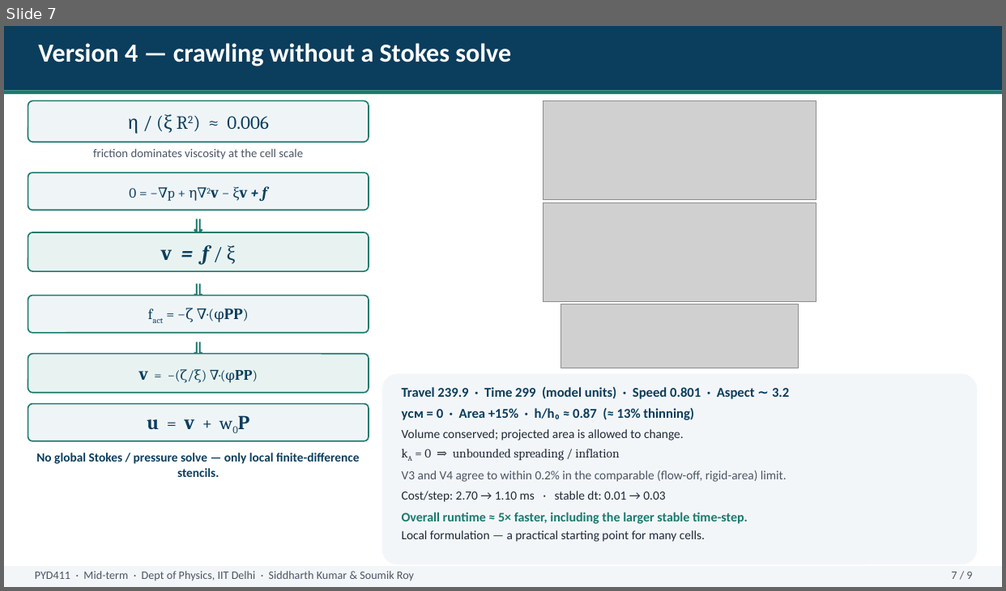
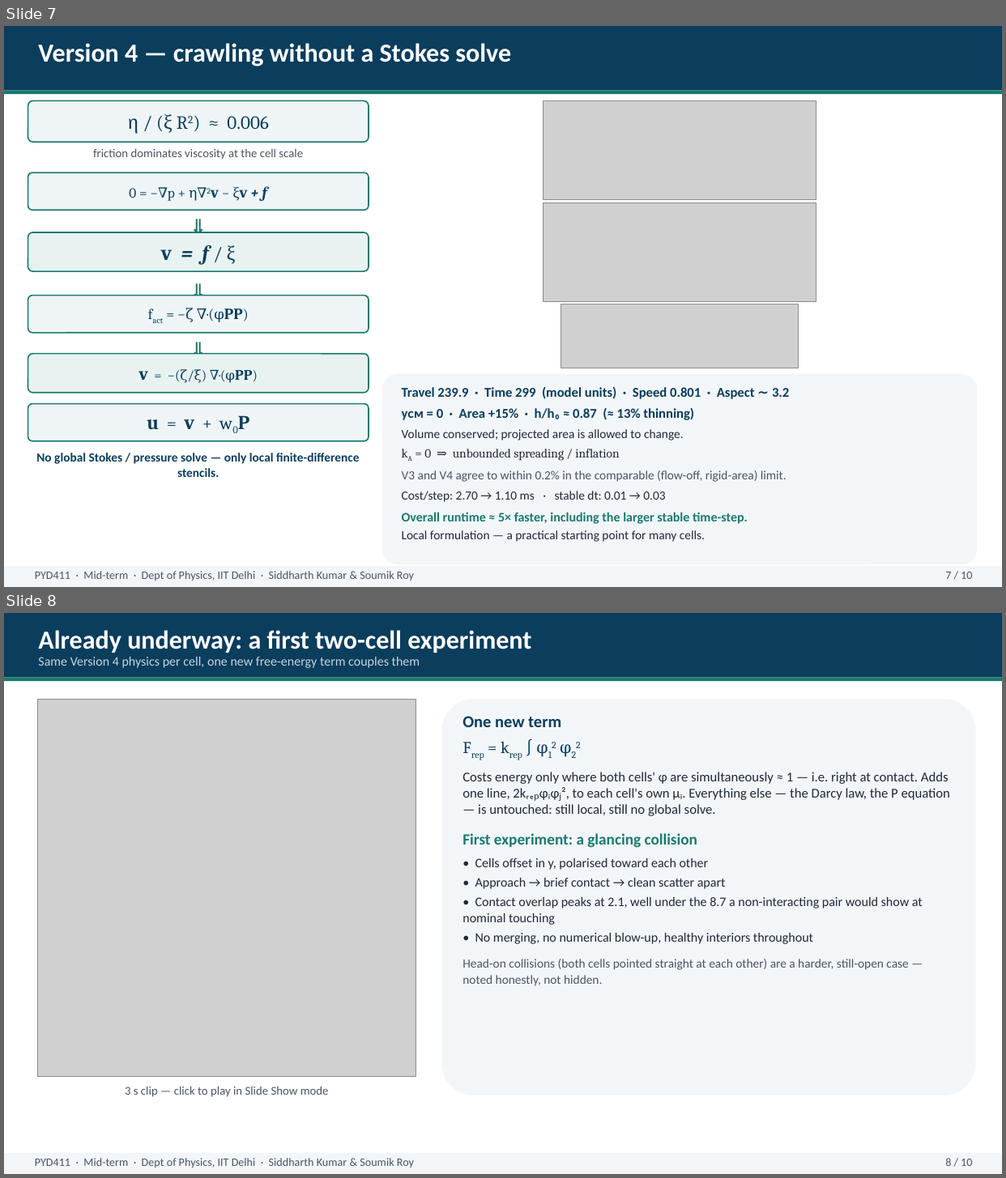
Before and after one commit to ariaydrouch/f, a slide deck: presentation/PYD411_midsem_presentation.pptx. Shown one above the other, each under a label of ours: slide 7 before the commit, slides 7 and 8 after it. The pictures are 1006x591 and 1006x1178 pixels, drawn with LibreOffice and Linux fonts; fonts in the diff are those of the drawing; grey boxes stand for pictures. Boxes give left, top, right and bottom in pixels: in the first picture for what was removed or moved away, otherwise in the second. Text is boxed around its words. In the diff, an @@ line names an element or a change of style, - is before the commit and + after.

```diff
--- a/presentation/PYD411_midsem_presentation.pptx
+++ b/presentation/PYD411_midsem_presentation.pptx
@@ slide 8 added at (x1=4, y1=613, x2=1002, y2=1174), background #FFFFFF @@
@@ rectangle added at (x1=4, y1=613, x2=1002, y2=677), fill #0B3D5C @@
@@ text added at (x1=38, y1=630, x2=531, y2=653), 25 pt, text #FFFFFF, bold @@
+Already underway: a first two-cell experiment
@@ text added at (x1=38, y1=657, x2=420, y2=668), 12.5 pt, text #C5D4DE @@
+Same Version 4 physics per cell, one new free-energy term couples them
@@ rectangle added at (x1=4, y1=677, x2=1002, y2=681), fill #1A7A6D @@
@@ picture added at (x1=38, y1=699, x2=415, y2=1077) @@
@@ rounded rectangle added at (x1=442, y1=699, x2=976, y2=1096), fill #F3F6F9 @@
@@ text added at (x1=462, y1=716, x2=950, y2=986), 12.5 pt, text #1F2937 @@
+One new term
+Frep = krep ∫ φ12 φ22
+Costs energy only where both cells' φ are simultaneously ≈ 1 — i.e. right at contact. Adds one line, 2kᵣₑₚφᵢφⱼ², to each cell's own μᵢ. Everything else — the Darcy law, the P equation — is untouched: still local, still no global solve.
+First experiment: a glancing collision
+• Cells offset in y, polarised toward each other
+• Approach → brief contact → clean scatter apart
+• Contact overlap peaks at 2.1, well under the 8.7 a non-interacting pair would show at nominal touching
+• No merging, no numerical blow-up, healthy interiors throughout
+Head-on collisions (both cells pointed straight at each other) are a harder, still-open case — noted honestly, not hidden.
@@ rectangle added at (x1=38, y1=1080, x2=415, y2=1080), fill #FFFFFF @@
@@ text added at (x1=125, y1=1086, x2=329, y2=1097), 11.5 pt, text #4B5563 @@
+3 s clip — click to play in Slide Show mode
@@ rectangle added at (x1=4, y1=1153, x2=1002, y2=1174), fill #F3F6F9 @@
@@ text added at (x1=35, y1=1158, x2=414, y2=1169), 11 pt, text #4B5563 @@
+PYD411 · Mid-term · Dept of Physics, IIT Delhi · Siddharth Kumar & Soumik Roy
@@ text added at (x1=945, y1=1158, x2=972, y2=1166), 11 pt, text #4B5563 @@
+8 / 10
@@ slide 7 changed as well @@
@@ text at (x1=945, y1=572, x2=972, y2=579): text changed @@
-7 / 9
+7 / 10
```
Also in this commit, not shown: 8 other slides changed, 5 other files.
